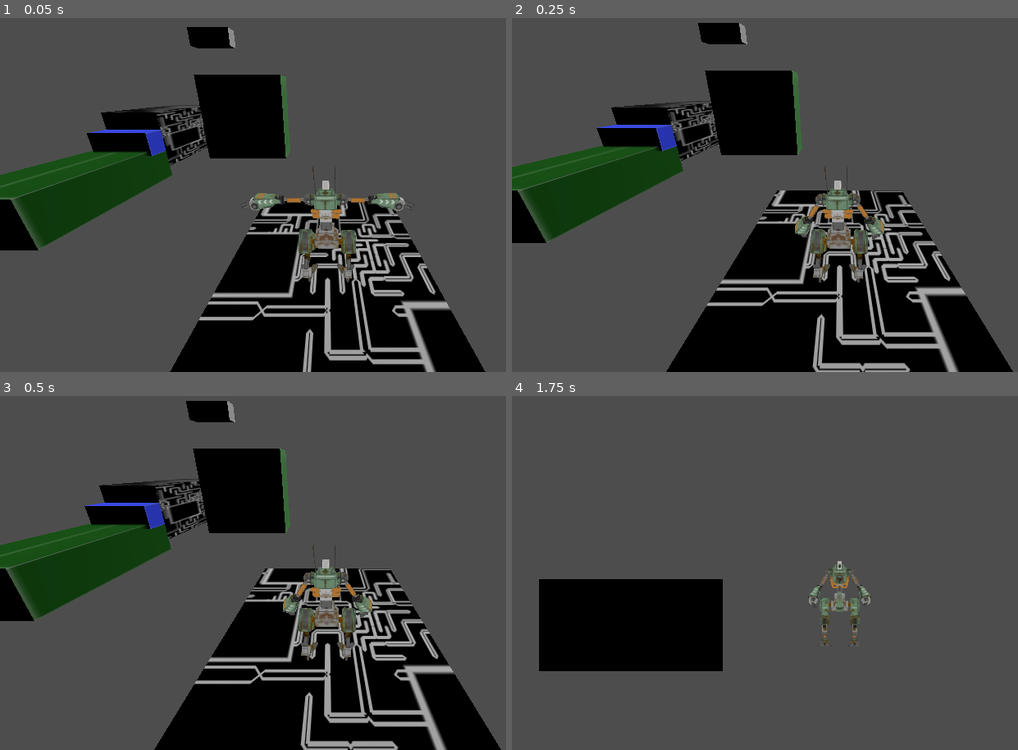
Above: before the commit, frames 1-4 (two rows, left to right).
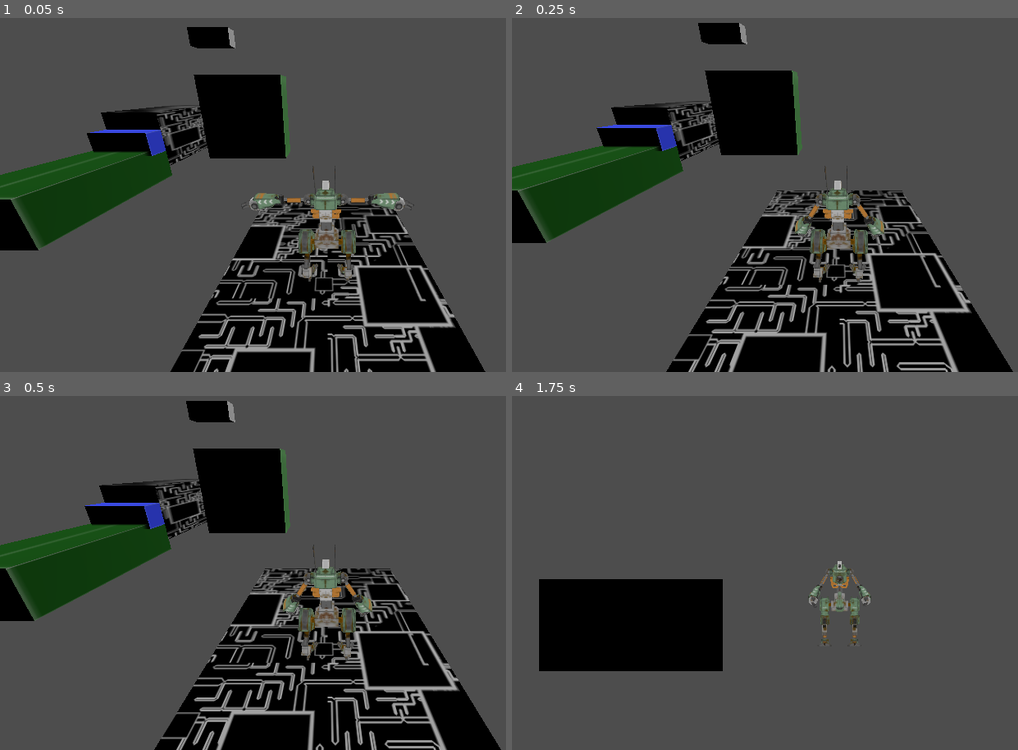
Above: after the commit, the same moments.

Repository: iriake/strata-project
Game: Godot game, scene res://scenes/levels/level_1.tscn
The game is run twice, just before and just after one commit, with the same random seed, the same clock (stepped at 60 frames per second) and the same inputs.
Inputs:
- Up to frame 1 (0.05 s): no input
- Up to frame 2 (0.25 s): no input
- Up to frame 3 (0.5 s): no input
- Up to frame 4 (1.75 s): hold D (move_right) 0.53-1.28 s; hold Tab (change_dimension) 0.53-1.28 s; tap Space (jump) at 0.77, 1.52 s; hold S (move_back) from 1.28 s (still down); tap E (emote) at 1.35 s

The runs differ from the first frame. In frame 1, 9.1% of the frame differs, in the area x 33-91%, y 51-100%; in frame 2, 9.6%; in frame 3, 9.6%, in the area x 31-91%, y 48-100%; in frame 4, nothing differs.

Commit message:
fix: block textures

Diff:
--- a/scenes/levels/level_1.tscn
+++ b/scenes/levels/level_1.tscn
@@ -10,6 +10,9 @@
 [sub_resource type="StandardMaterial3D" id="StandardMaterial3D_6761a"]
 albedo_texture = ExtResource("1_x42e6")
 metallic = 1.0
+uv1_scale = Vector3(0.1, 0.1, 0.1)
+uv1_triplanar = true
+uv1_world_triplanar = true
 proximity_fade_enabled = true
 
 [sub_resource type="BoxMesh" id="BoxMesh_s8va5"]
